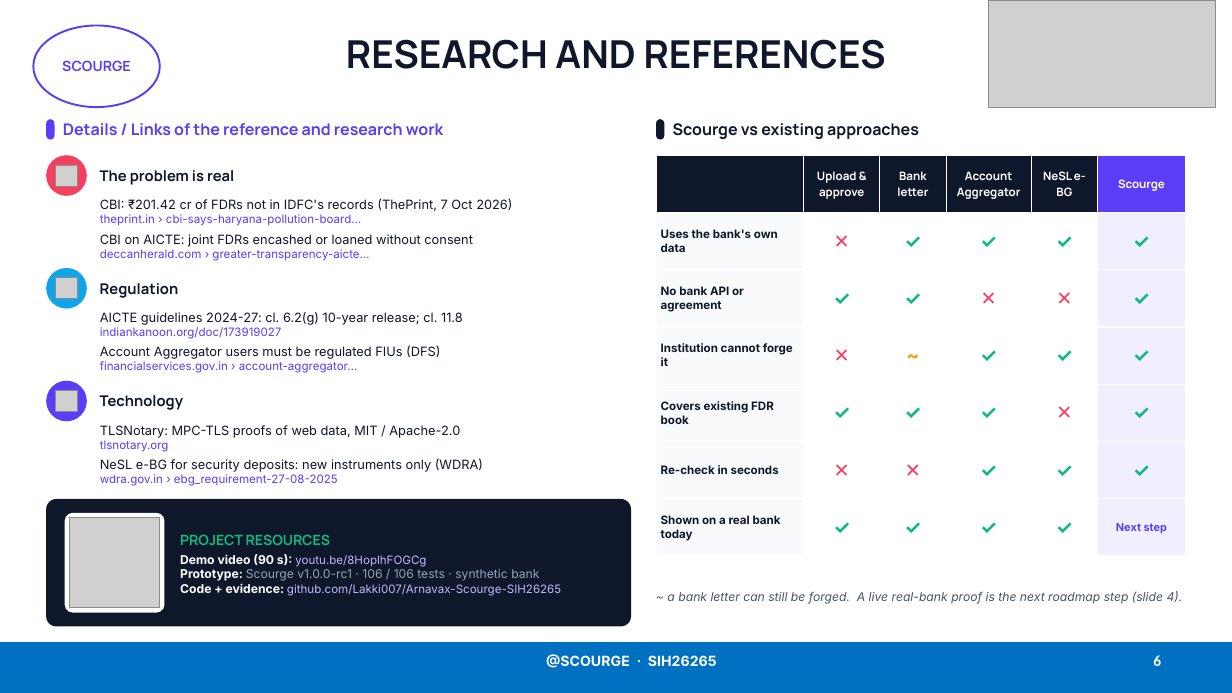
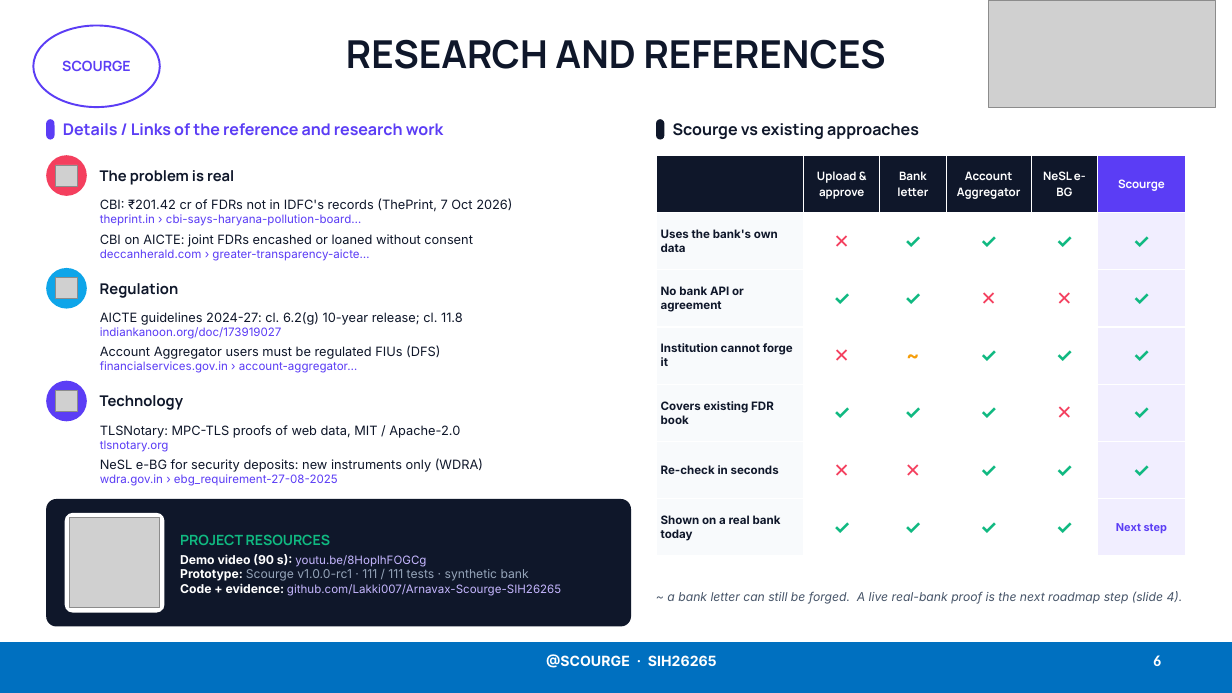
Before and after one commit to Lakki007/Arnavax-Scourge-SIH26265, a slide deck: slide 6 of docs/ppt/Scourge_SIH26265_Idea.pptx. Drawn at 1232x693 pixels with LibreOffice and Linux fonts; fonts in the diff are those of the drawing; grey boxes stand for pictures. Boxes give left, top, right and bottom in pixels: in the first picture for what was removed or moved away, otherwise in the second. Text is boxed around its words. In the diff, an @@ line names an element or a change of style, - is before the commit and + after.

```diff
--- a/docs/ppt/Scourge_SIH26265_Idea.pptx
+++ b/docs/ppt/Scourge_SIH26265_Idea.pptx
@@ text at [180,569,529,581]: text changed @@
-Prototype: Scourge v1.0.0-rc1 · 106 / 106 tests · synthetic bank
+Prototype: Scourge v1.0.0-rc1 · 111 / 111 tests · synthetic bank
```
Also in this commit, not shown: 2 other slides changed, 14 other files.
